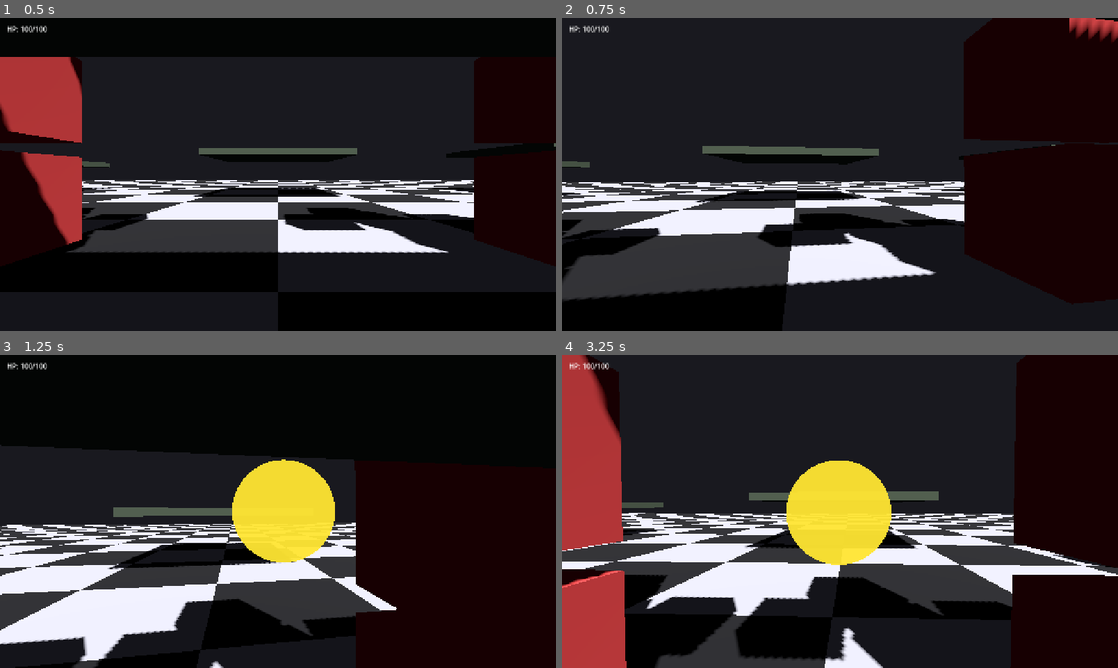
Above: before the commit, frames 1-4 (two rows, left to right).
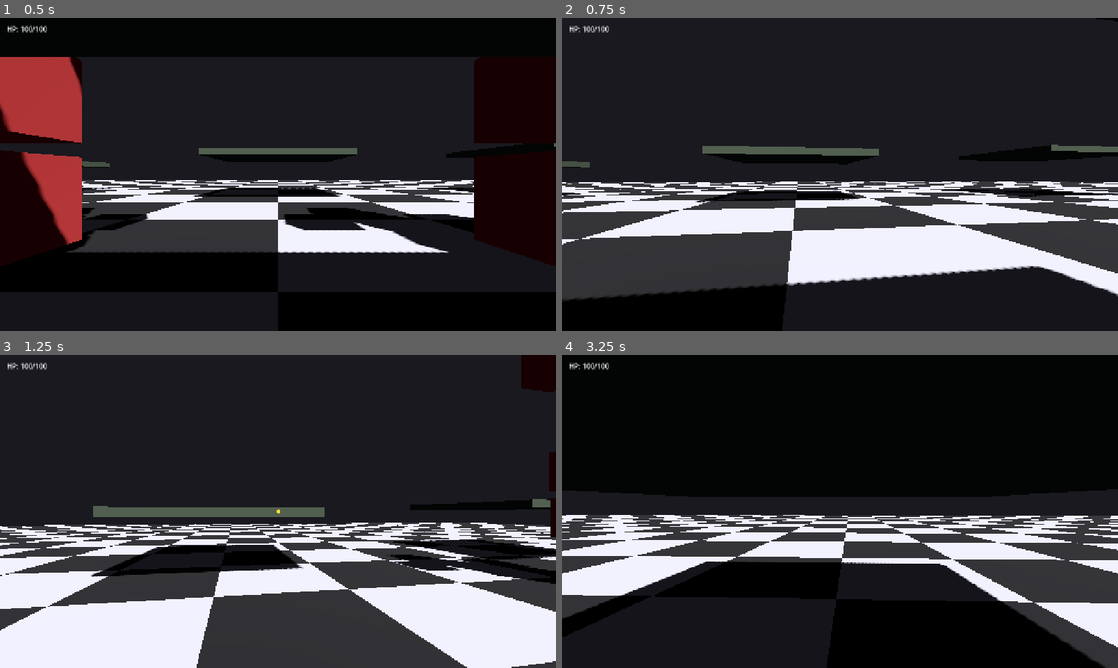
Above: after the commit, the same moments.

Repository: radomirsky/190K-G.O.P
Game: Godot game, scene res://main.tscn
Two runs of this game, one before a commit and one after it. Both use one fixed random seed, a clock stepped at 60 frames per second and the inputs below.
Inputs (mouse positions are in pixels of both pictures, inside the frame that each line leads up to):
- Up to frame 1 (0.5 s): no input
- Up to frame 2 (0.75 s): tap Enter at 0.5 s; move the mouse to (867, 174) at 0.52 s; hold W from 0.53 s (still down); tap C at 0.6 s; click (867, 174) at 0.67 s
- Up to frame 3 (1.25 s): keep holding W; tap Space at 0.77 s
- Up to frame 4 (3.25 s): keep holding W; move the mouse to (812, 511) at 1.27 s; tap C at 1.35, 2.3, 3.05 s; tap Space at 1.52, 3.02 s; move the mouse to (851, 505) at 2.02 s; tap E at 2.1 s; move the mouse to (834, 517) at 2.77 s; tap Q at 2.85 s; click (834, 517) at 2.92 s

Frame 1 is identical in both runs. In frame 2, 26% of the frame differs, in the area x 0-100%, y 0-90%; in frame 3, 72%; in frame 4, 80%, in the area x 0-100%, y 0-100%.

Commit message:
Add clear world objects functionality: implement a method to remove dynamic objects and enemies from the scene when the 'C' key is pressed, enhancing gameplay management.

Diff:
--- a/player.gd
+++ b/player.gd
@@ -248,6 +248,12 @@
 					_throw_held_charged()
 
 	if event is InputEventKey and event.pressed and not event.echo:
+		if (
+			(event.keycode == KEY_C or event.physical_keycode == KEY_C)
+			and _world_actions_input_ok()
+		):
+			_clear_world_objects()
+			get_viewport().set_input_as_handled()
 		if (
 			event.keycode == KEY_Q
 			and (event.ctrl_pressed or Input.is_key_pressed(KEY_CTRL))
@@ -324,6 +330,18 @@
 			get_viewport().set_input_as_handled()
 
 
+func _clear_world_objects() -> void:
+	# Удаляем динамические объекты: кирпичи/осколки/пирамидки и врагов.
+	for node in get_tree().get_nodes_in_group("throwable"):
+		if node is Node:
+			var n := node as Node
+			if n.is_in_group("held_throwable"):
+				continue
+			n.call_deferred("queue_free")
+	for node in get_tree().get_nodes_in_group("enemy"):
+		if node is Node:
+			(node as Node).call_deferred("queue_free")
+
 func _toggle_gun() -> void:
 	_gun_enabled = not _gun_enabled
 	if _gun_enabled:
